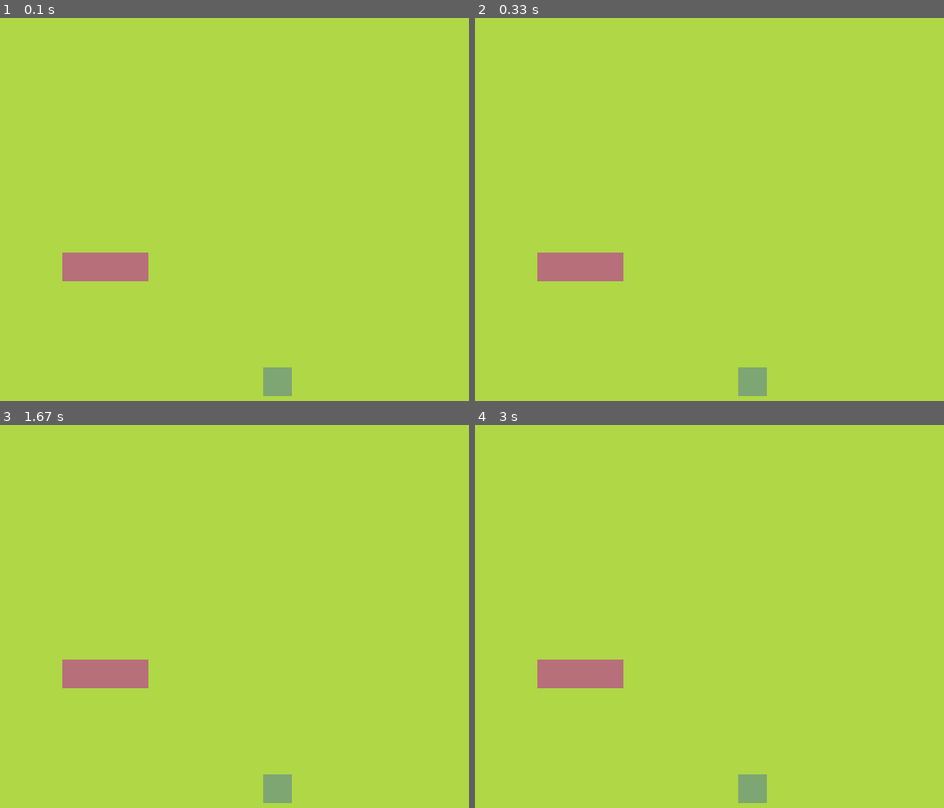
Above: before the commit, frames 1-4 (two rows, left to right).
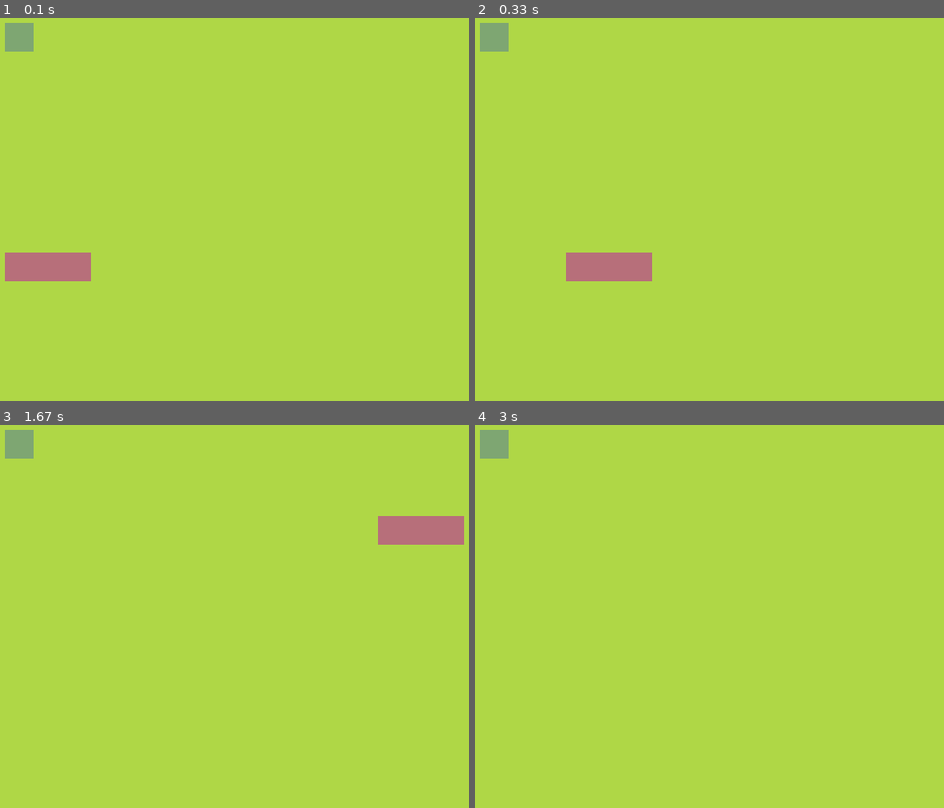
Above: after the commit, the same moments.

Repository: anythinglord/pygame-snake
Game: pygame game, started from main.py
Same seed, same stepped clock (60 frames per second), same inputs: the game is played once before the commit and once after it.
Inputs:
- Up to frame 1 (0.1 s): no input
- Up to frame 2 (0.33 s): no input
- Up to frame 3 (1.67 s): hold Right 0.33-0.8 s; hold Up 0.83-1.3 s; hold Right from 1.33 s (still down)
- Up to frame 4 (3 s): release Right at 1.8 s; hold Down 2.4-2.7 s; hold Left from 2.73 s (still down)

The runs differ from the first frame. In frame 1, 2.8% of the frame differs, in the area x 1-63%, y 1-99%; in frame 2, 1.8%; in frame 3, 3.7%, in the area x 1-99%, y 1-99%; in frame 4, 2.3%.

Commit message:
add game class, movements of snake!

Diff:
--- a/Fruit.py
+++ b/Fruit.py
@@ -3,14 +3,18 @@
 
 class Fruit:
     def __init__(self, screen, cell_size, cell_number):
-        self.x = random.randint(0, cell_number)
-        self.y = random.randint(0, cell_number)
         self.screen = screen
         self.cell_size = cell_size
-        self.pos = Vector2(self.x, self.y)
+        self.cell_number = cell_number
+        self.randomize()
 
     def draw(self):
         x = int(self.pos.x * self.cell_size)
         y = int(self.pos.y * self.cell_size)
         fruit_rect = pygame.Rect( x,y, self.cell_size, self.cell_size)
         pygame.draw.rect(self.screen, (126, 166, 114), fruit_rect)
+
+    def randomize(self):
+        self.x = random.randint(0, self.cell_number - 1)
+        self.y = random.randint(0, self.cell_number - 1)
+        self.pos = Vector2(self.x, self.y)
--- /dev/null
+++ b/Game.py
@@ -0,0 +1,33 @@
+import pygame, sys
+
+from Fruit import Fruit
+from Snake import Snake
+
+class Game:
+
+    def __init__(self, screen, cell_size, cell_number):
+        self.snake = Snake(screen, cell_size)
+        self.fruit = Fruit(screen, cell_size, cell_number)
+
+    def update(self):
+        self.snake.move()
+        self.check_collision()
+        self.check_fail()
+
+    def draw_elements(self):
+        self.fruit.draw()
+        self.snake.draw()
+
+    def check_collision(self):
+        if self.fruit.pos == self.snake.body[0]:
+            self.fruit.randomize()
+            self.snake.grow()
+
+    def check_fail(self):
+        for block in self.snake.body[1:]:
+            if block == self.snake.body[0]:
+                self.game_over()
+
+    def game_over(self):
+        pygame.quit()
+        sys.exit()
--- a/Snake.py
+++ b/Snake.py
@@ -4,8 +4,10 @@
 class Snake:
     def __init__(self, screen, cell_size):
         self.body = [
-            Vector2(5, 10), Vector2(6,10), Vector2(7,10)
+            Vector2(5, 10), Vector2(4,10), Vector2(3,10)
         ]
+        self.direction = Vector2(1,0)
+        self.is_growing = False
         self.screen = screen
         self.cell_size = cell_size
 
@@ -15,3 +17,29 @@
             y = int(block.y * self.cell_size)
             block_rect = pygame.Rect(x,y, self.cell_size, self.cell_size)
             pygame.draw.rect(self.screen, (183, 111, 122), block_rect)
+
+    def move(self):
+        if self.is_growing:
+            body_copy = self.body[:]
+            body_copy.insert(0, body_copy[0] + self.direction)
+            self.body = body_copy[:]
+            self.is_growing = False
+        else:
+            body_copy = self.body[:-1]
+            body_copy.insert(0, body_copy[0] + self.direction)
+            self.body = body_copy[:]
+
+    def grow(self):
+        self.is_growing = True
+
+    def move_up(self):
+        self.direction = Vector2(0, -1)
+
+    def move_down(self):
+        self.direction = Vector2(0, 1)
+
+    def move_left(self):
+        self.direction = Vector2(-1, 0)
+
+    def move_right(self):
+        self.direction = Vector2(1, 0)
--- a/main.py
+++ b/main.py
@@ -1,6 +1,7 @@
 import pygame, sys
 from Fruit import Fruit
 from Snake import Snake
+from Game import Game
 
 pygame.init()
 cell_size = 35
@@ -9,17 +10,31 @@
 height = cell_number * cell_size
 screen = pygame.display.set_mode((width,height))
 clock = pygame.time.Clock()
-fruit = Fruit(screen, cell_size, cell_number)
-snake = Snake(screen, cell_size)
+
+SCREEN_UPDATE = pygame.USEREVENT
+pygame.time.set_timer(SCREEN_UPDATE, 90)
+
+game = Game(screen, cell_size, cell_number)
 
 while True:
     for event in pygame.event.get():
         if event.type == pygame.QUIT:
             pygame.quit()
             sys.exit()
+        if event.type == SCREEN_UPDATE:
+            game.update()
+        if event.type == pygame.KEYDOWN:
+            if event.key == pygame.K_UP:
+                if game.snake.direction.y != 1: game.snake.move_up()
+            if event.key == pygame.K_DOWN:
+                if game.snake.direction.y != -1: game.snake.move_down()
+            if event.key == pygame.K_LEFT:
+                if game.snake.direction.x != -1: game.snake.move_left()
+            if event.key == pygame.K_RIGHT:
+                if game.snake.direction.x != -1: game.snake.move_right()
+
     screen.fill((175,215,70))
-    fruit.draw()
-    snake.draw()
+    game.draw_elements()
 
     pygame.display.update()
     clock.tick(60)
